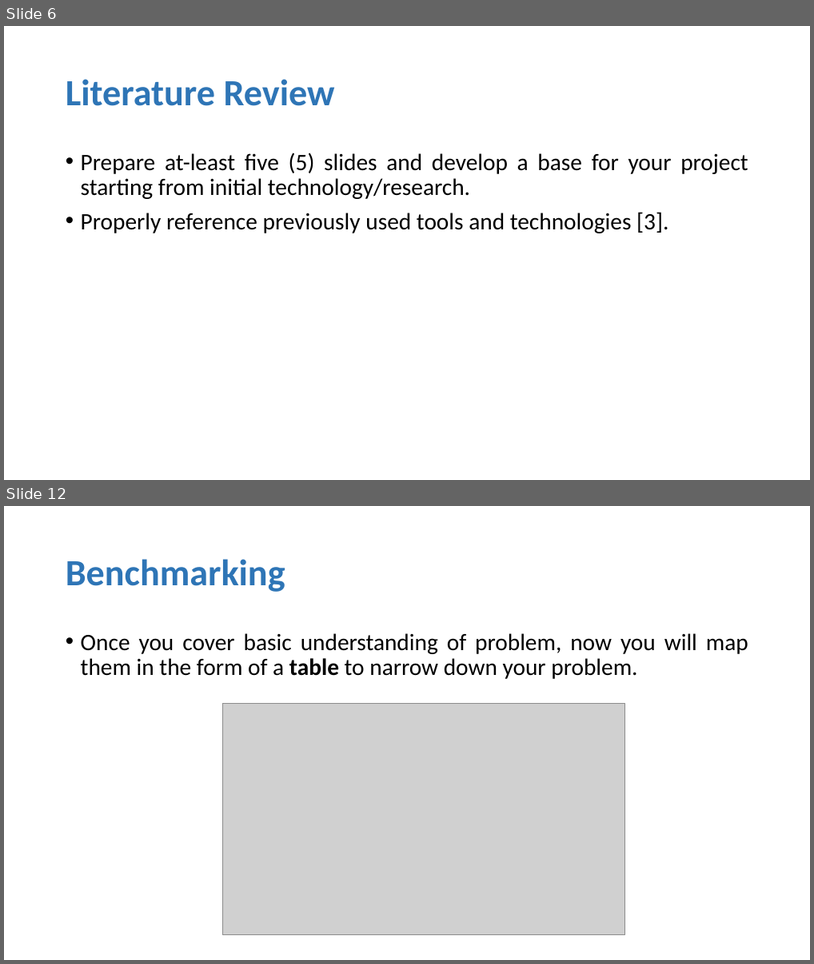
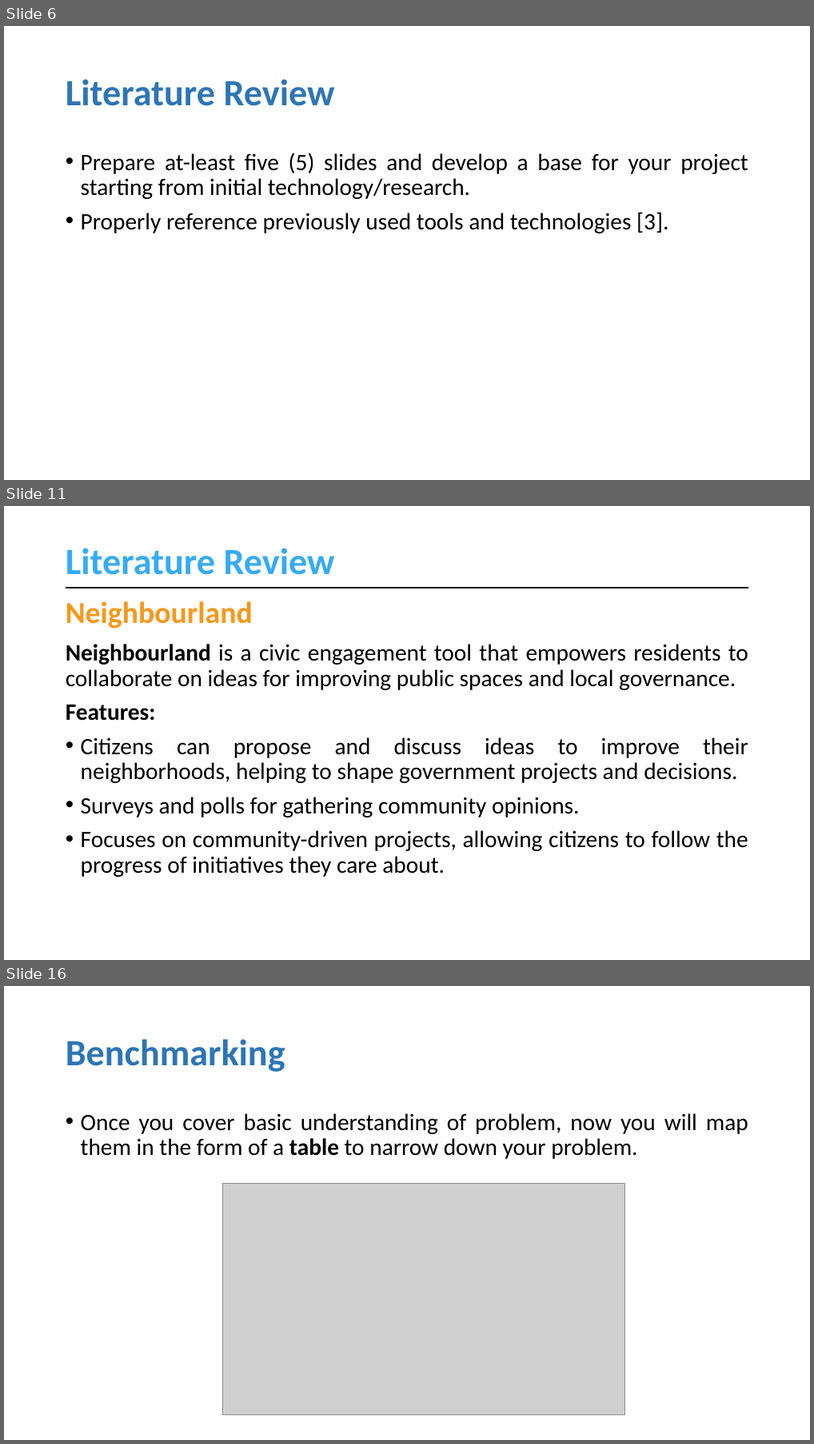
Before and after one commit to muhammadahsanmirza/fyp-constituency-connect, a slide deck: 4- Idea Evaluation/Idea Evaluation Slides (Filled).pptx. Shown one above the other, each under a label of ours: slides 6 and 12 before the commit, slides 6, 11 and 16 after it; the slides between them are not shown. The pictures are 814x964 and 814x1444 pixels, drawn with LibreOffice and Linux fonts; fonts in the diff are those of the drawing; grey boxes stand for pictures. Boxes give left, top, right and bottom in pixels: in the first picture for what was removed or moved away, otherwise in the second. Text is boxed around its words. In the diff, an @@ line names an element or a change of style, - is before the commit and + after.

Commit message:
Add Literature Review in Idea Evaluation Slides

```diff
--- a/4- Idea Evaluation/Idea Evaluation Slides (Filled).pptx
+++ b/4- Idea Evaluation/Idea Evaluation Slides (Filled).pptx
@@ slide 11 added at (4, 506, 810, 960), background #FFFFFF @@
@@ title added at (66, 548, 335, 575), 44 pt, text #36ABF3, bold @@
+Literature Review
@@ line added from (66, 588) to (750, 588), #000000 2.25 pt @@
@@ text added at (66, 601, 253, 628), 36 pt, text #F8981C, bold @@
+Neighbourland
@@ text added at (66, 644, 749, 876), 28 pt, text #000000 @@
+Neighbourland is a civic engagement tool that empowers residents to collaborate on ideas for improving public spaces and local governance.
+Features:
+• Citizens can propose and discuss ideas to improve their neighborhoods, helping to shape government projects and decisions.
+• Surveys and polls for gathering community opinions.
+• Focuses on community-driven projects, allowing citizens to follow the progress of initiatives they care about.
@@ what was slide 12 is now slide 16 @@
```
Also in this commit, not shown: 4 slides changed, 5 other slides added, 1 slide removed.
